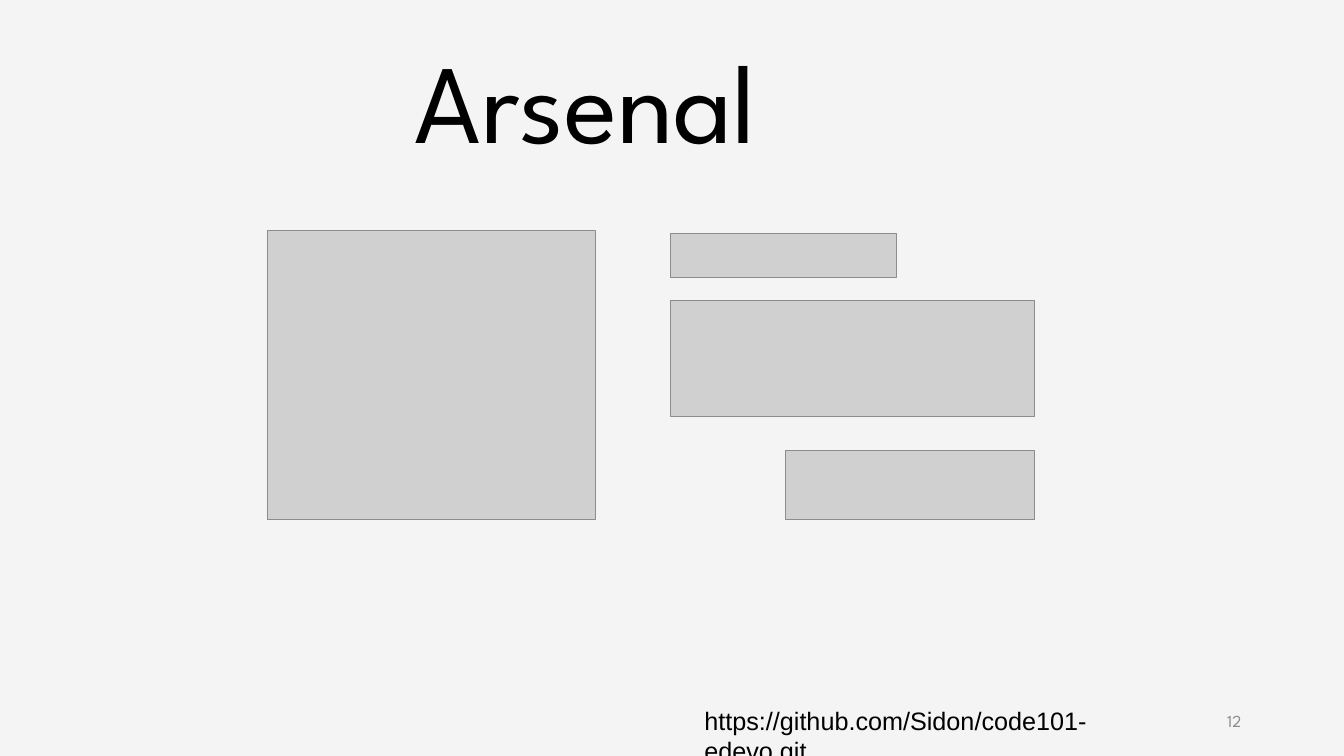
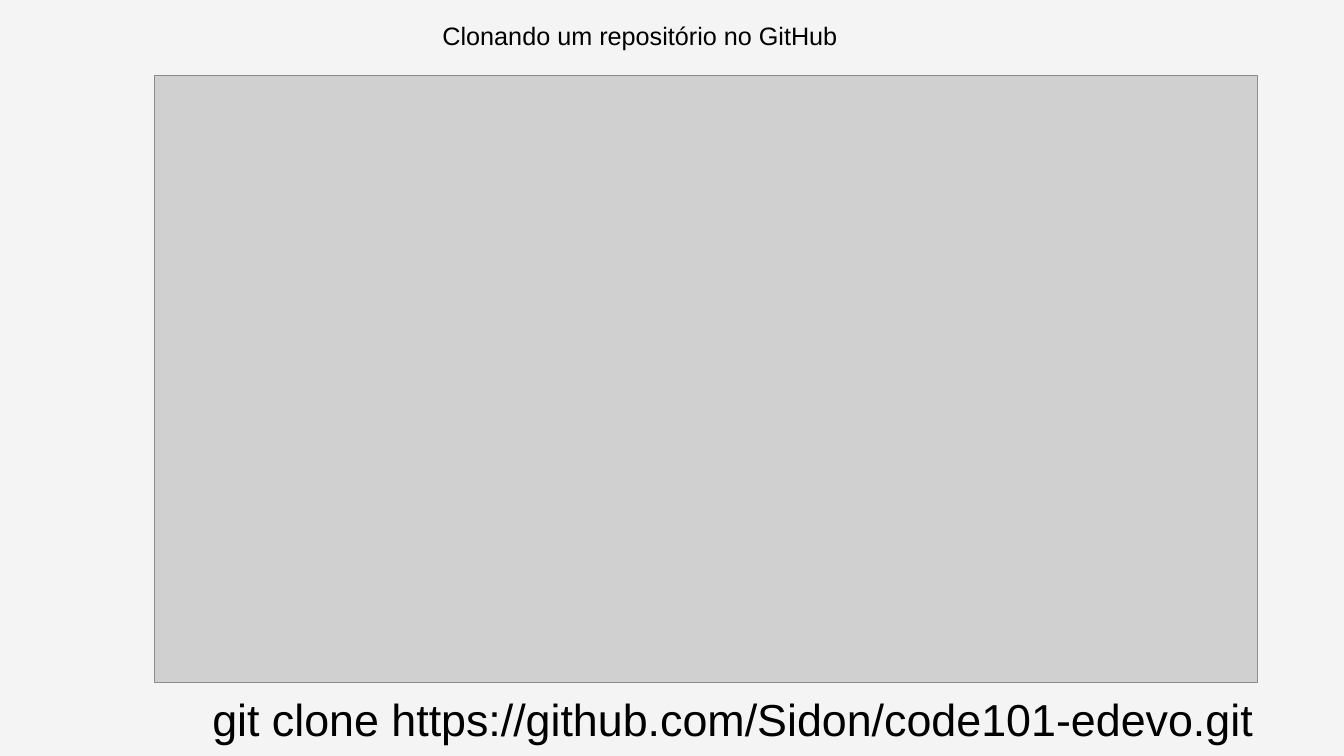
Before and after one commit to rodrisg/code101-edevo, a slide deck: slide 10 of aula3/aula3.odp (slide 12 before the commit). Drawn at 1344x756 pixels with LibreOffice and Linux fonts; fonts in the diff are those of the drawing; grey boxes stand for pictures; background and template pictures are left out. Boxes give left, top, right and bottom in pixels: in the first picture for what was removed or moved away, otherwise in the second. Text is boxed around its words. In the diff, an @@ line names an element or a change of style, - is before the commit and + after.

```diff
--- a/aula3/aula3.odp
+++ b/aula3/aula3.odp
@@ text added at (442, 26, 837, 51), 18 pt, text #000000 @@
+Clonando um repositório no GitHub
@@ picture: place and size @@
-picture at (670, 300, 1034, 417)
+picture at (155, 76, 1258, 683)
@@ title removed at (415, 66, 757, 145) @@
-Arsenal
@@ picture removed at (267, 230, 596, 519) @@
@@ picture removed at (670, 234, 897, 278) @@
@@ picture removed at (786, 451, 1035, 520) @@
@@ text at (212, 703, 1252, 745): text changed; size 18 to 32 pt @@
-https://github.com/Sidon/code101-edevo.git
+git clone https://github.com/Sidon/code101-edevo.git
@@ page number removed at (1227, 716, 1241, 727) @@
-12
```
Also in this commit, not shown: 2 other slides changed, 7 slides added, 8 slides removed, 3 other files.
